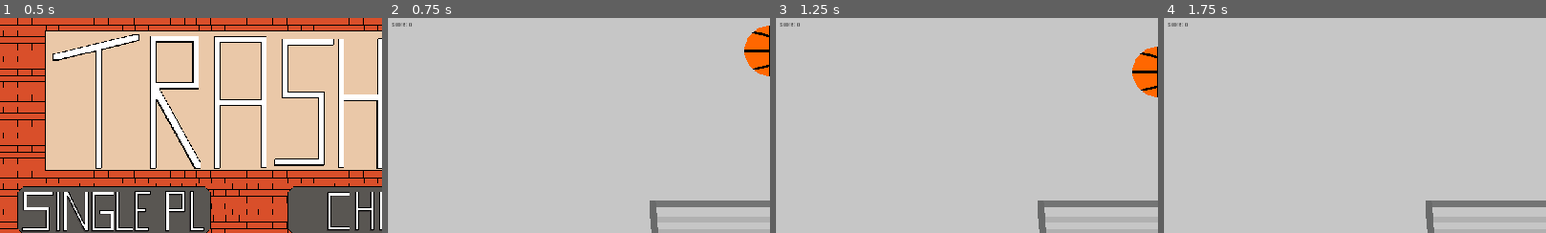
Above: before the commit, frames 1-4 (left to right).
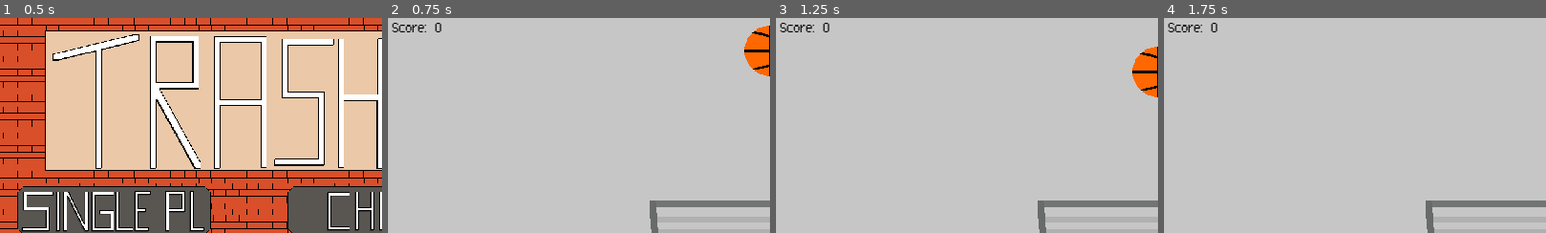
Above: after the commit, the same moments.

Repository: TinyWhaleCloud/ld50-trashytowers
Game: Godot game, scene res://screens/title_screen/TitleScreen.tscn
Two runs of this game, one before a commit and one after it. Both use one fixed random seed, a clock stepped at 60 frames per second and the inputs below. The engine's default icon, where the game draws it, is replaced by a stand-in: a white triangle on a blue panel in a dark square.
Inputs (mouse positions are % of the whole screen's width and height, from its top left):
- Up to frame 1 (0.5 s): no input
- Up to frame 2 (0.75 s): click (15, 45) at 0.5 s
- Up to frame 3 (1.25 s): no input
- Up to frame 4 (1.75 s): move the mouse to (45, 70) at 1.27 s; hold D (player1_right) from 1.28 s (still down); tap Space (player1_drop) at 1.35 s
The pictures show only the part of the screen within x 0-50%, y 0-50%; the shares and areas given below are measured in that part.

Frame 1 is identical in both runs. In frame 2, 0.3% of the frame differs, in the area x 1-14%, y 2-7%; in frame 3, 0.3%; in frame 4, 0.3%.

Commit message:
Change font in HUD and game over screen

Diff:
--- a/src/ui/hud/HUD.tscn
+++ b/src/ui/hud/HUD.tscn
@@ -1,6 +1,7 @@
-[gd_scene load_steps=2 format=2]
+[gd_scene load_steps=3 format=2]
 
 [ext_resource path="res://ui/hud/HUD.gd" type="Script" id=1]
+[ext_resource path="res://fonts/connection/Connection_30.tres" type="DynamicFont" id=2]
 
 [node name="HUD" type="CanvasLayer"]
 script = ExtResource( 1 )
@@ -8,7 +9,12 @@
 [node name="PlayerScoreLabel" type="Label" parent="."]
 margin_left = 10.0
 margin_top = 10.0
+margin_right = 210.0
+margin_bottom = 40.0
+size_flags_horizontal = 3
+size_flags_vertical = 6
 custom_colors/font_color = Color( 0, 0, 0, 1 )
+custom_fonts/font = ExtResource( 2 )
 text = "Score: 0"
 
 [node name="GameOverScreen" type="Panel" parent="."]
@@ -25,6 +31,7 @@
 [node name="Label" type="Label" parent="GameOverScreen"]
 anchor_right = 1.0
 anchor_bottom = 1.0
+custom_fonts/font = ExtResource( 2 )
 text = "Game over!"
 align = 1
 valign = 1
